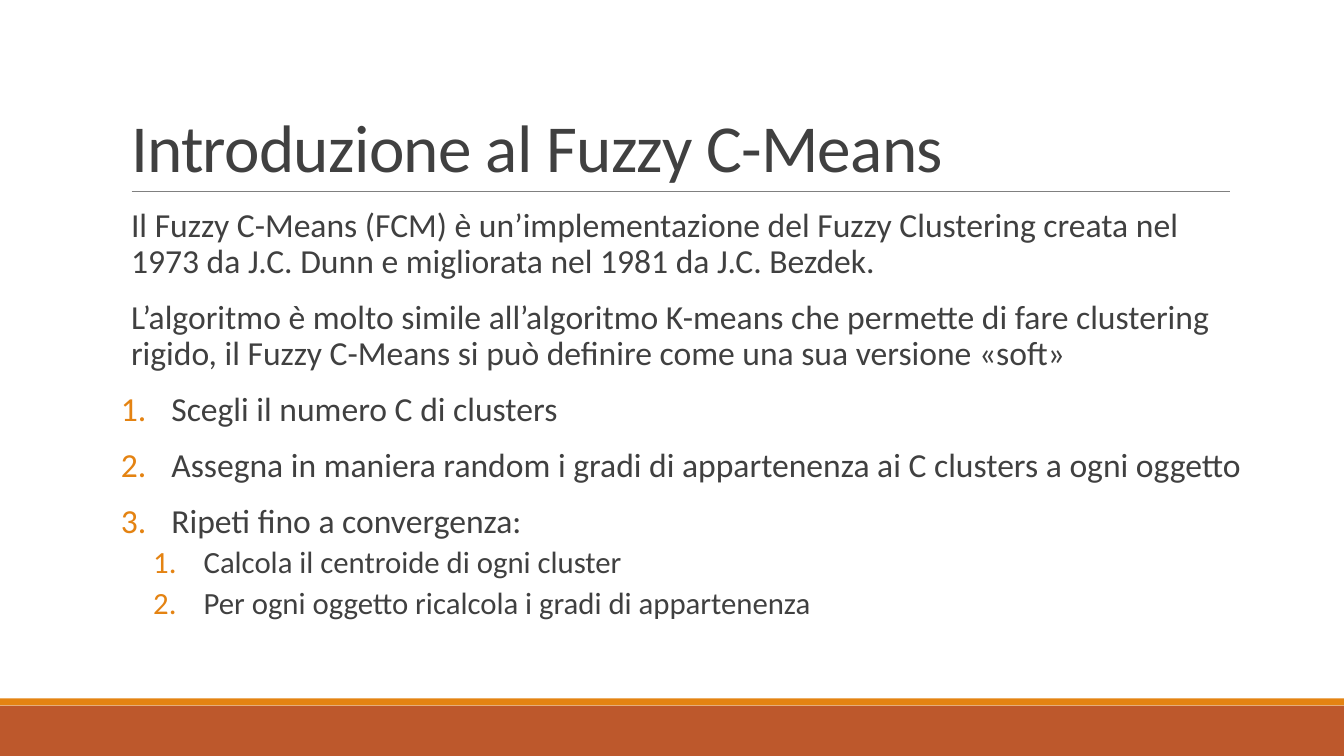
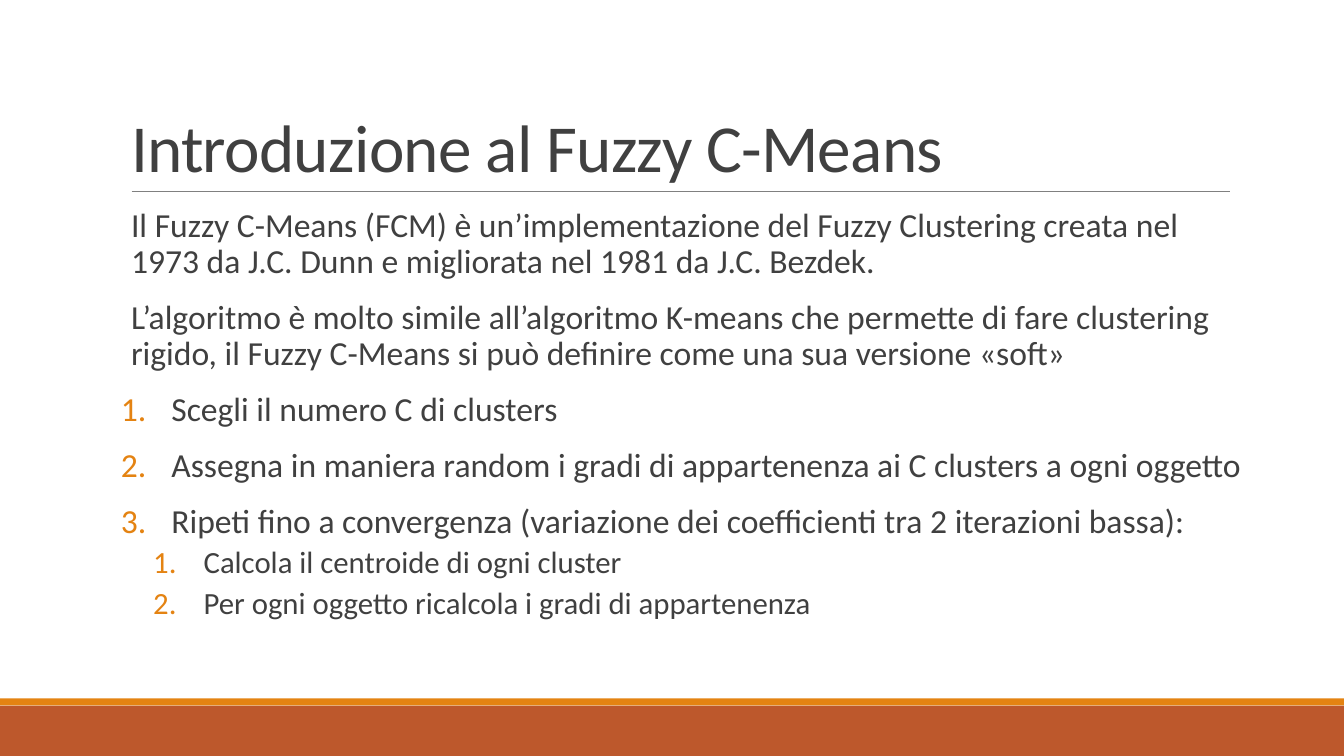
Before and after one commit to Gallo00/progettoDM, a slide deck: slide 17 of relazione.pptx. Drawn at 1344x756 pixels with LibreOffice and Linux fonts; fonts in the diff are those of the drawing. Boxes give left, top, right and bottom in pixels: in the first picture for what was removed or moved away, otherwise in the second. Text is boxed around its words. In the diff, an @@ line names an element or a change of style, - is before the commit and + after.

```diff
--- a/relazione.pptx
+++ b/relazione.pptx
@@ text at <box>171,509,1184,539</box>: text changed @@
-3. Ripeti fino a convergenza:
+3. Ripeti fino a convergenza (variazione dei coefficienti tra 2 iterazioni bassa):
```
Also in this commit, not shown: 6 other slides changed, 6 other files.
